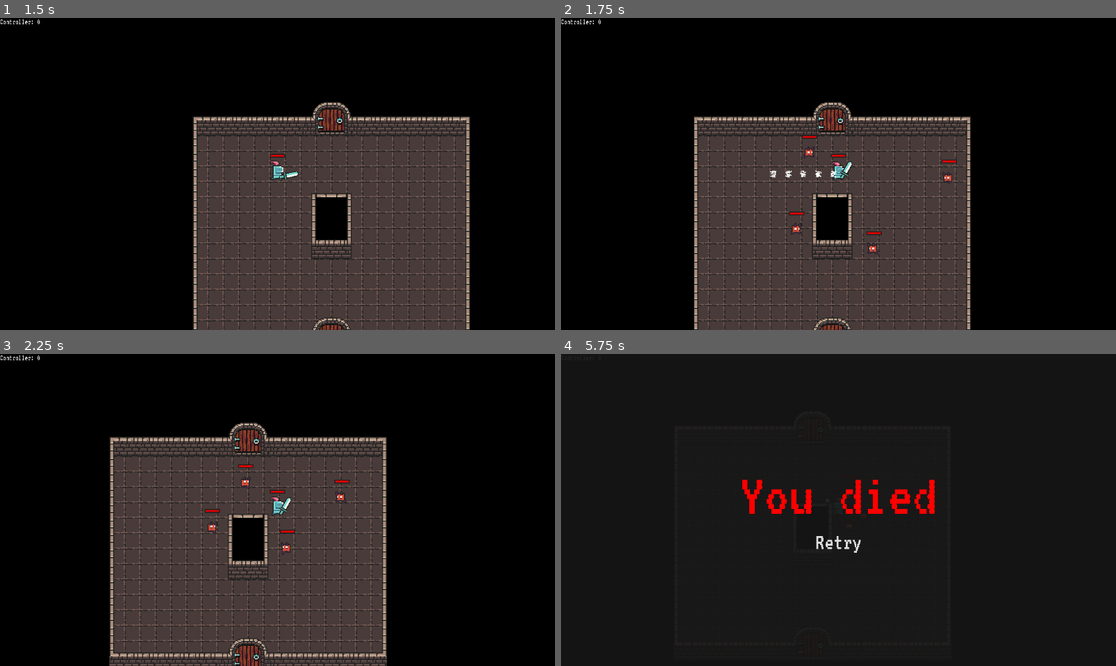
Above: before the commit, frames 1-4 (two rows, left to right).
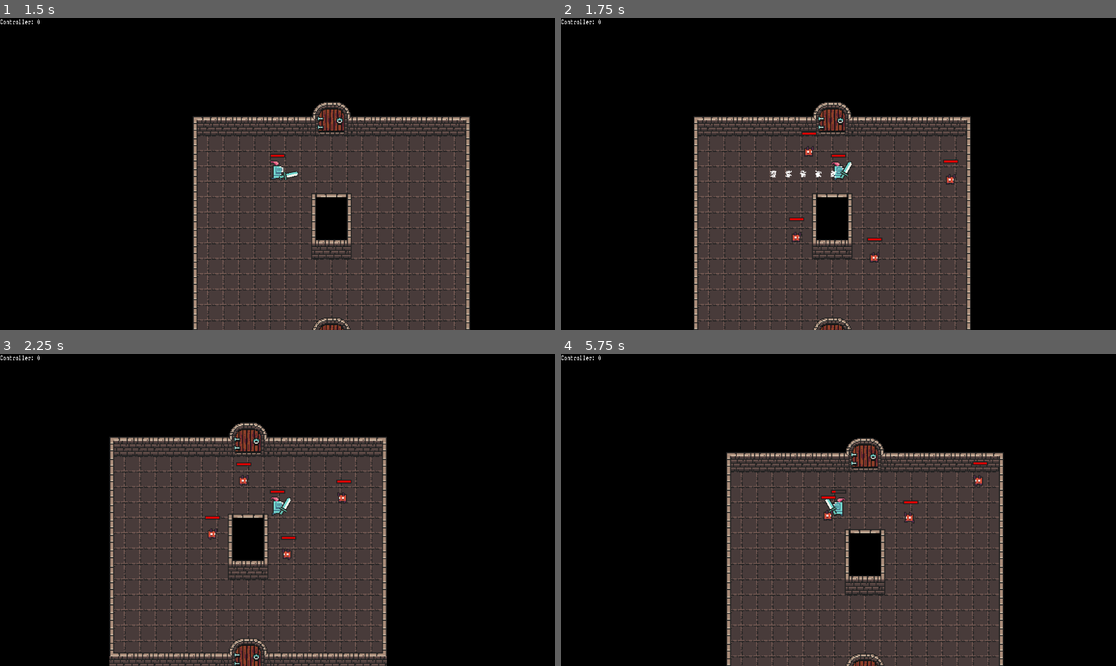
Above: after the commit, the same moments.

Repository: InjustFr/CallOfTheMask
Game: Godot game, scene res://MainMenu.tscn
Same seed, same stepped clock (60 frames per second), same inputs: the game is played once before the commit and once after it.
Inputs (mouse positions are in pixels of both pictures, inside the frame that each line leads up to):
- Up to frame 1 (1.5 s): click "Play" at 0.5 s; tap Enter at 1.25 s; move the mouse to (399, 158) at 1.27 s; hold D (right) from 1.28 s (still down); click (399, 158) at 1.35 s
- Up to frame 2 (1.75 s): keep holding D (right); tap Space (dash) at 1.55 s
- Up to frame 3 (2.25 s): move the mouse to (166, 525) at 2.02 s; release D (right) at 2.03 s; hold S (down) from 2.03 s (still down); tap Space (dash) at 2.1 s
- Up to frame 4 (5.75 s): click (727, 525) at 2.3 s; move the mouse to (894, 441) at 2.77 s; release S (down) at 2.78 s; hold D (right) 2.78-3.53 s; click (894, 441) at 2.85 s; tap Space (dash) at 3.05, 3.6, 4.55 s; move the mouse to (810, 572) at 3.52 s; hold W (up) 3.53-4.28 s; click (810, 572) at 3.8 s; move the mouse to (1005, 556) at 4.27 s; hold A (left) from 4.28 s (still down); tap E (use) at 4.35 s; move the mouse to (672, 463) at 5.02 s; click (672, 463) at 5.1 s

Frame 1 is identical in both runs. In frame 2, 0.4% of the frame differs, in the area x 41-72%, y 36-79%; in frame 3, 0.4%; in frame 4, 39%, in the area x 0-80%, y 0-100%.

Commit message:
Can dash through enemies

Diff:
--- a/Enemy/Enemy.gd
+++ b/Enemy/Enemy.gd
@@ -5,18 +5,18 @@
 @export var health := 10
 @export var speed := 48
 @export var damage := 1
-@export var attack_range := 16
 
 @onready var sprite : AnimatedSprite2D = $AnimatedSprite2D
-@onready var healthBar : TextureProgressBar = $HealthBar
-@onready var aggroCollider: Area2D = $AggroRange
+@onready var health_bar : TextureProgressBar = $HealthBar
+@onready var aggro_collider: Area2D = $AggroRange
+@onready var attack_range_collider: Area2D = $AttackRange
 
 func _ready():
 	sprite.play("idle")
-	healthBar.max_value = health
+	health_bar.max_value = health
 
 func _process(_delta):
-	healthBar.value = health
+	health_bar.value = health
 
 func _physics_process(_delta):
 	if velocity:
@@ -35,8 +35,15 @@
 	pass
 
 func get_player() -> Player:
-	for body in aggroCollider.get_overlapping_bodies():
+	for body in aggro_collider.get_overlapping_bodies():
 		if body is Player:
 			return body
 
 	return null
+
+func is_player_in_attack_range() -> bool:
+	for body in attack_range_collider.get_overlapping_bodies():
+		if body is Player:
+			return true
+
+	return false
--- a/Enemy/Imp.tscn
+++ b/Enemy/Imp.tscn
@@ -7,6 +7,11 @@
 [ext_resource type="Script" path="res://State/Enemy/IdleEnemyState.gd" id="5_e8rqw"]
 [ext_resource type="Script" path="res://State/Enemy/FollowEnemyState.gd" id="6_glkgb"]
 [ext_resource type="Script" path="res://State/Enemy/AttackEnemyState.gd" id="7_chp7d"]
+
+[sub_resource type="CircleShape2D" id="CircleShape2D_3kp21"]
+radius = 128.0
+
+[sub_resource type="CircleShape2D" id="CircleShape2D_wipou"]
 
 [sub_resource type="RectangleShape2D" id="RectangleShape2D_7xj0l"]
 size = Vector2(12, 12)
@@ -80,9 +85,6 @@
 "speed": 10.0
 }]
 
-[sub_resource type="CircleShape2D" id="CircleShape2D_3kp21"]
-radius = 128.0
-
 [sub_resource type="Gradient" id="Gradient_ciavx"]
 colors = PackedColorArray(0.870588, 0, 0, 1, 0.870588, 0, 0, 1)
 
@@ -92,12 +94,28 @@
 height = 2
 
 [node name="Imp" type="CharacterBody2D"]
-collision_layer = 3
+collision_layer = 4
+collision_mask = 7
 motion_mode = 1
 wall_min_slide_angle = 0.0
 script = ExtResource("1_gjxdk")
 health = 5
-attack_range = 20
+
+[node name="AggroRange" type="Area2D" parent="."]
+collision_layer = 0
+collision_mask = 2
+monitorable = false
+
+[node name="CollisionShape2D" type="CollisionShape2D" parent="AggroRange"]
+shape = SubResource("CircleShape2D_3kp21")
+
+[node name="AttackRange" type="Area2D" parent="."]
+collision_layer = 0
+collision_mask = 2
+monitorable = false
+
+[node name="CollisionShape2D" type="CollisionShape2D" parent="AttackRange"]
+shape = SubResource("CircleShape2D_wipou")
 
 [node name="CollisionShape2D" type="CollisionShape2D" parent="."]
 shape = SubResource("RectangleShape2D_7xj0l")
@@ -126,12 +144,6 @@
 script = ExtResource("7_chp7d")
 enemy = NodePath("../..")
 
-[node name="AggroRange" type="Area2D" parent="."]
-monitorable = false
-
-[node name="CollisionShape2D" type="CollisionShape2D" parent="AggroRange"]
-shape = SubResource("CircleShape2D_3kp21")
-
 [node name="NavigationAgent2D" type="NavigationAgent2D" parent="."]
 path_desired_distance = 4.0
 target_desired_distance = 4.0
--- a/Player.gd
+++ b/Player.gd
@@ -44,6 +44,8 @@
 
 	if dashing and dash_duration * 1000 < Time.get_ticks_msec() - dash_start:
 		dashing = false
+		collision_layer = 2
+		collision_mask = 9
 		dash_end = Time.get_ticks_msec()
 		dashed.emit()
 
@@ -97,6 +99,8 @@
 func _dash() -> void:
 	var time_elasped = Time.get_ticks_msec() - dash_end
 	if dash_cooldown * 1000 < time_elasped:
+		collision_layer = 0
+		collision_mask = 1
 		dashing = true
 		dash_start = Time.get_ticks_msec()
 		dash_particles.process_material.direction = Vector3(-direction.x, -direction.y, 0.0)
--- a/Player.tscn
+++ b/Player.tscn
@@ -101,6 +101,8 @@
 gravity = Vector3(0, 0, 0)
 
 [node name="Player" type="CharacterBody2D" node_paths=PackedStringArray("weapon")]
+collision_layer = 2
+collision_mask = 5
 motion_mode = 1
 slide_on_ceiling = false
 platform_on_leave = 2
--- a/State/Enemy/AttackEnemyState.gd
+++ b/State/Enemy/AttackEnemyState.gd
@@ -4,12 +4,14 @@
 
 var player: Player
 
+@export var attack_range_collider : Area2D
+
 func enter():
 	player = enemy.get_player()
 	enemy.velocity = Vector2(0,0)
 
 func update(_delta):
-	if enemy.global_position.distance_to(player.global_position) < enemy.attack_range:
+	if enemy.is_player_in_attack_range():
 		enemy.attack(player)
 	else:
 		transitioned.emit(self, "follow")
--- a/State/Enemy/FollowEnemyState.gd
+++ b/State/Enemy/FollowEnemyState.gd
@@ -18,11 +18,13 @@
 	navigation.velocity_computed.disconnect(_safe_velocity_calculated)
 
 func physics_update(_delta):
+	if !player:
+		return
 	var direction := enemy.global_position.direction_to(player.global_position)
 	if abs(direction.x) > 0:
 		enemy.sprite.flip_h = direction.x < 0
 
-	if enemy.global_position.distance_to(player.global_position) <= enemy.attack_range:
+	if enemy.is_player_in_attack_range():
 		transitioned.emit(self, "attack")
 		return
 
--- a/TileSet.tres
+++ b/TileSet.tres
@@ -587,4 +587,5 @@
 
 [resource]
 physics_layer_0/collision_layer = 1
+physics_layer_0/collision_mask = 0
 sources/0 = SubResource("TileSetAtlasSource_2aend")
--- a/Weapon/ShortSword.tscn
+++ b/Weapon/ShortSword.tscn
@@ -13,7 +13,7 @@
 [node name="ShortSword" type="Area2D"]
 rotation = 0.523599
 collision_layer = 0
-collision_mask = 2
+collision_mask = 4
 script = ExtResource("1_iapup")
 
 [node name="CollisionShape2D" type="CollisionShape2D" parent="."]
--- a/project.godot
+++ b/project.godot
@@ -79,8 +79,9 @@
 [layer_names]
 
 2d_physics/layer_1="Walls"
-2d_physics/layer_2="Enemies"
-2d_physics/layer_3="Boons"
+2d_physics/layer_2="Player"
+2d_physics/layer_3="Enemies"
+2d_physics/layer_4="Pickups"
 
 [navigation]
 
Not shown: 1 places in Enemy/Imp.tscn that only renumber resources
